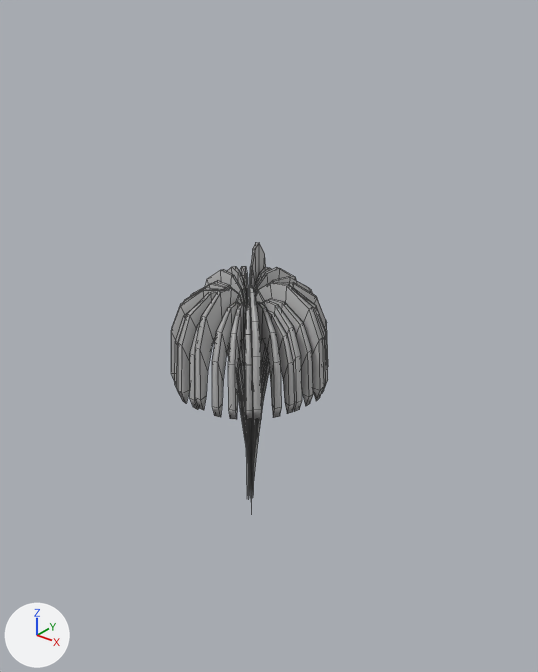
Before and after pictures for a commit that changed the FBX model game/objects/fountain/fountain.fbx.
Camera for both pictures: a 50 mm lens placed at (2.53, -2.97, 2.58), pointed at (0.01, 0.18, 0.62). Every picture has the same lights, and +X, +Y and +Z are marked at lower left. Mesh edges are drawn as thin lines. Where no turn or scale is listed for an object, it has been applied to the vertices.

In view in the first picture: 'font'.
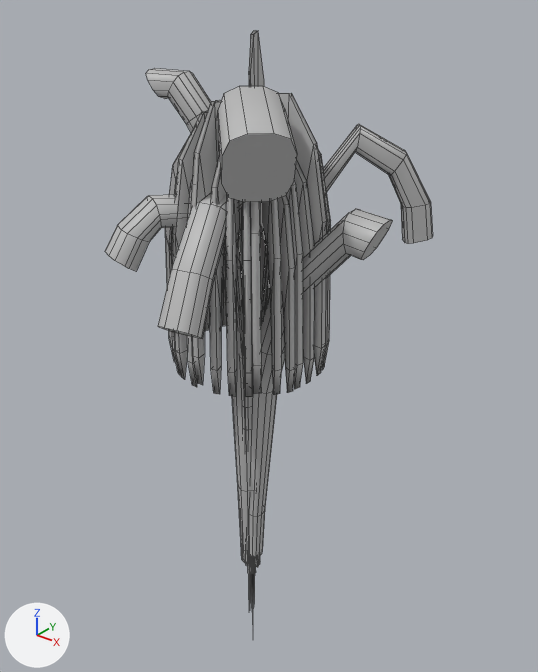
Commit message: new fountain

Location of each change, [x1, y1, x2, y2] in pixels of the pictures (538 x 672 px):
'font', rescaled (117% taller)
    before: [171, 242, 328, 509]
    after: [165, 30, 331, 610]
'sweep18', added
    after: [105, 68, 433, 575]

The edits, one by one:
Mesh me_mesh_001 is new.
It has 1212 vertices, 1132 faces and spans x -0.79..0.78, y -0.72..0.72, z -1.62..1.62.
It uses material mat_lambert1 (grey #bcbcbc).
Object 'font' (ob_font) is rescaled from (0.0179, 0.0179, 0.0179) to (0.0179, 0.0408, 0.0179).
Object 'sweep18' (ob_sweep18) is new; it shows me_mesh_001.
Its location is (0.018, -0.023, 0.512).
